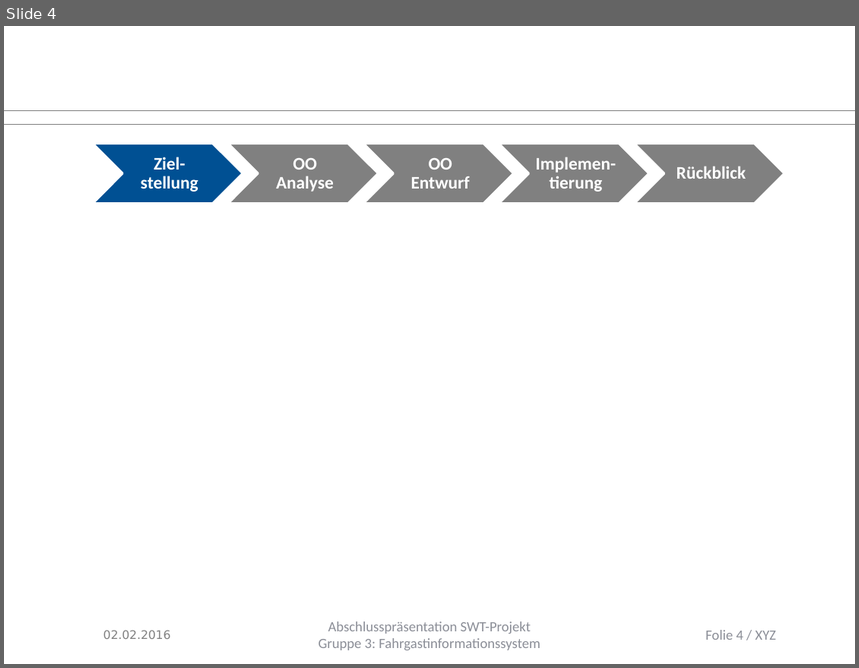
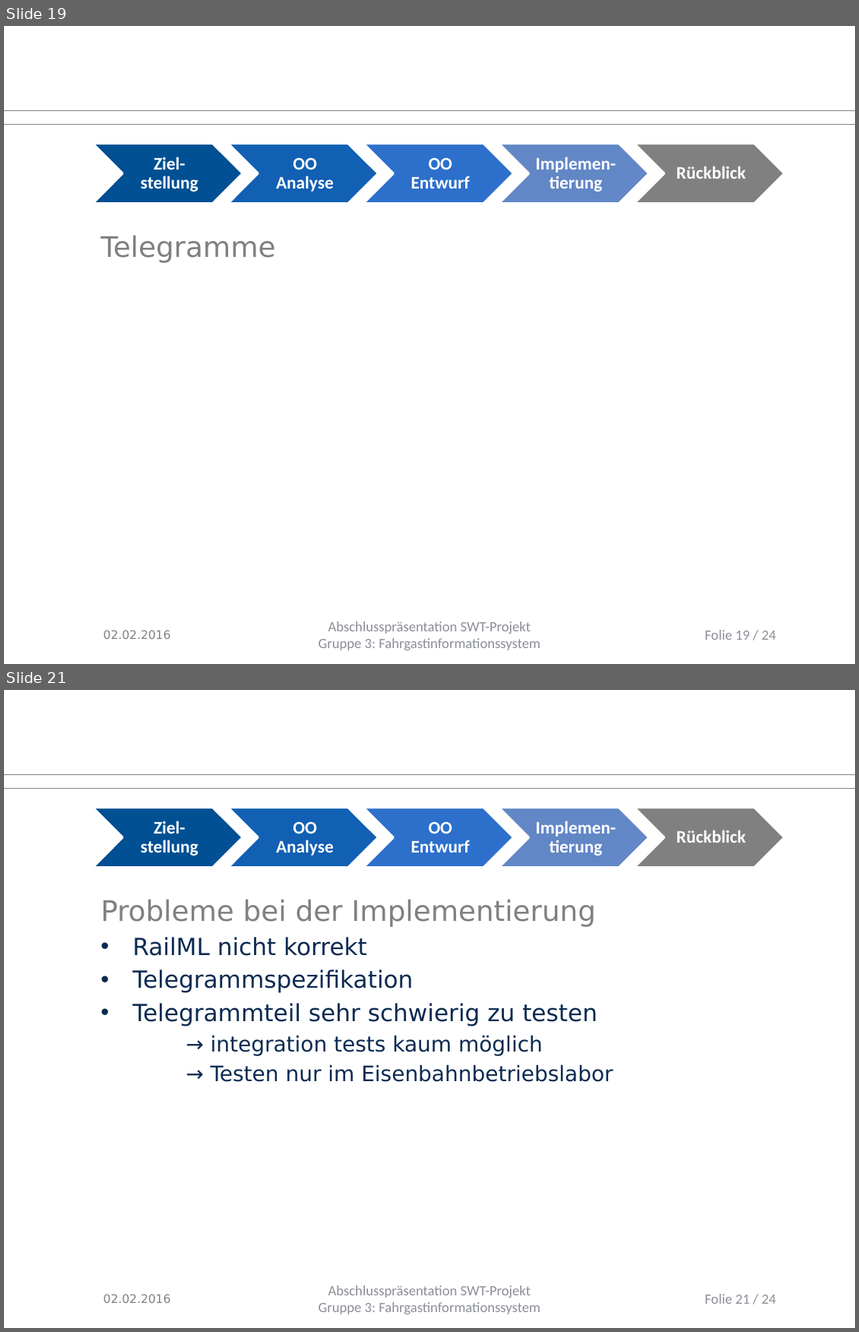
Before and after one commit to Juu98/fahrgastinformationssystem, a slide deck: organisation/Endpräsentation/abschlusspraesentation.pptx. Shown one above the other, each under a label of ours: slide 4 before the commit, slides 19 and 21 after it; the slides between them are not shown. The pictures are 859x668 and 859x1332 pixels, drawn with LibreOffice and Linux fonts; fonts in the diff are those of the drawing; background and template pictures are left out. Boxes give left, top, right and bottom in pixels: in the first picture for what was removed or moved away, otherwise in the second. Text is boxed around its words. In the diff, an @@ line names an element or a change of style, - is before the commit and + after.

```diff
--- a/organisation/Endpräsentation/abschlusspraesentation.pptx
+++ b/organisation/Endpräsentation/abschlusspraesentation.pptx
@@ slide 21 added at (4, 690, 855, 1328), background #FFFFFF; not listed: 2 template elements that a slide beside it also shows @@
@@ group added at (92, 808, 785, 868): 5 chevrons, 5 texts @@
+Ziel-stellung
+OO Analyse
+OO Entwurf
+Implemen-tierung
+Rückblick
@@ text added at (101, 899, 613, 1082), 20 pt, text #0B2A51 @@
+Probleme bei der Implementierung
+• RailML nicht korrekt
+• Telegrammspezifikation
+• Telegrammteil sehr schwierig zu testen
+→ integration tests kaum möglich
+→ Testen nur im Eisenbahnbetriebslabor
@@ text added at (104, 1294, 171, 1303), 10 pt, text #808080 @@
+02.02.2016
@@ text added at (319, 1286, 541, 1315), 12 pt, text #8C8E98 @@
+Abschlusspräsentation SWT-Projekt
+Gruppe 3: Fahrgastinformationssystem
@@ page number added at (705, 1294, 776, 1304), 12 pt, text #8C8E98 @@
+Folie 21 / 24
@@ what was slide 4 is now slide 19 @@
@@ slide 19 changed as well @@
@@ chevron at (228, 144, 379, 204): fill #808080 to #1261B4 @@
@@ chevron at (363, 144, 514, 204): fill #808080 to #2C70CB @@
@@ chevron at (499, 144, 649, 204): fill #808080 to #6288C6 @@
@@ text added at (101, 235, 275, 263), 24 pt, text #808080 @@
+Telegramme
@@ page number at (705, 630, 776, 640): text changed @@
-Folie 4 / XYZ
+Folie 19 / 24
```
Also in this commit, not shown: 4 other slides changed, 13 other slides added, 1 other file.
